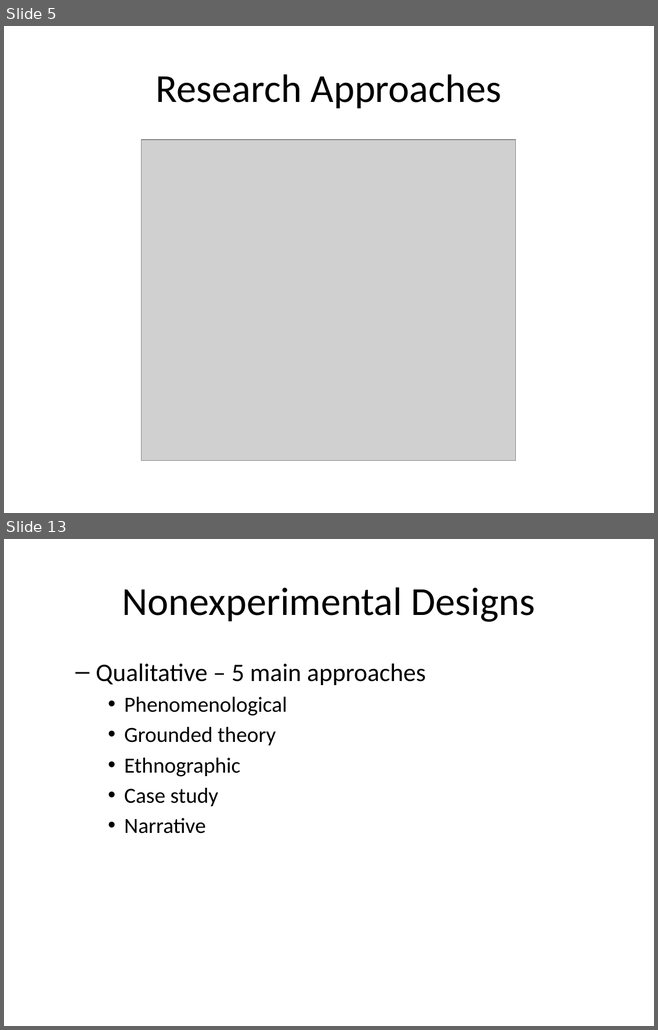
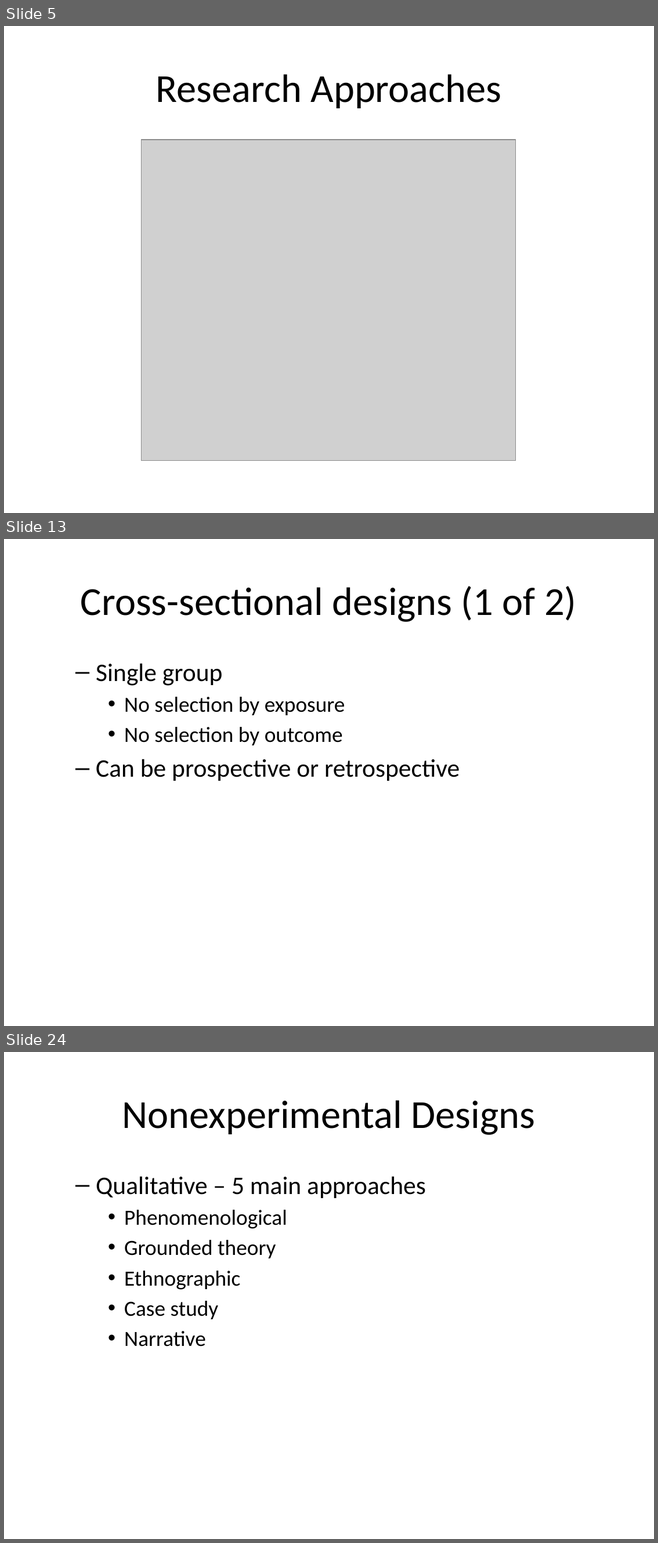
Before and after one commit to classes-medb/5510, a slide deck: src/video-06-non-experimental-studies.pptx. Shown one above the other, each under a label of ours: slides 5 and 13 before the commit, slides 5, 13 and 24 after it; the slides between them are not shown. The pictures are 658x1030 and 658x1543 pixels, drawn with LibreOffice and Linux fonts; fonts in the diff are those of the drawing; grey boxes stand for pictures. Boxes give left, top, right and bottom in pixels: in the first picture for what was removed or moved away, otherwise in the second. Text is boxed around its words. In the diff, an @@ line names an element or a change of style, - is before the commit and + after.

```diff
--- a/src/video-06-non-experimental-studies.pptx
+++ b/src/video-06-non-experimental-studies.pptx
@@ slide 13 added at <box>4,539,654,1026</box>, background #FFFFFF @@
@@ title added at <box>81,586,576,622</box>, 44 pt, text #000000 @@
+Cross-sectional designs (1 of 2)
@@ text added at <box>96,663,459,781</box>, 28 pt, text #000000 @@
+  – Single group
+    • No selection by exposure
+    • No selection by outcome
+  – Can be prospective or retrospective
@@ what was slide 13 is now slide 24 @@
```
Also in this commit, not shown: 20 other slides added, 3 slides removed, 7 other files.
